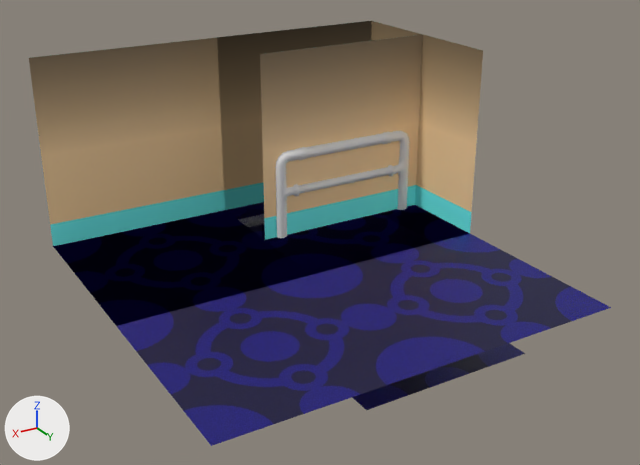
Before and after pictures for a commit that changed the FBX model GMTK_GameJam_2022/Assets/Assets/World/World_Simple.fbx.
Rendered twice from a camera (50 mm lens) standing at (2.5, 3.9, 1.92) and looking at (0.38, 0.37, 0.15). Arrows for +X, +Y and +Z are at lower left; the lights stay in place.

Script lines for the objects in view, before the commit:
```python
me_door1x1 = bpy.data.meshes.new('Door1x1')
me_door1x1.from_pydata(...)  # 14 vertices, 6 faces; spans x -0.5..0.5, y -0.5..0.5, z 0.0..1.0
# faces by material slot: [1, 5]
me_door1x1.materials.append(mat_floor)  # picture img_casino_floor_png
me_door1x1.materials.append(mat_wall)  # picture img_casino_wall_png
me_railing = bpy.data.meshes.new('Railing')
me_railing.from_pydata(...)  # 212 vertices, 224 faces; spans x -0.428..0.428, y -0.036..0.036, z 0.0..0.481
me_singlewall = bpy.data.meshes.new('SingleWall')
me_singlewall.from_pydata(...)  # 4 vertices, 1 face; spans x -0.5..0.5, y 0.0, z 0.0..1.0
me_singlewall.materials.append(mat_wall)  # picture img_casino_wall_png
ob_door1x1 = bpy.data.objects.new('Door1x1', me_door1x1)
ob_door1x1.location = (0.0, 0.0, 0.0)
ob_railing = bpy.data.objects.new('Railing', me_railing)
ob_railing.location = (0.0, 0.0, 0.0)
ob_singlewall = bpy.data.objects.new('SingleWall', me_singlewall)
ob_singlewall.location = (0.0, 0.0, 0.0)
# also in view: 'Corner1x1' at (0.0, 0.0, 0.5); 'FloorPlane2x2' at (0.5, 0.5, 0.0); 'Wall1x1' at (0.0, 0.0, 0.5); 'Wall2x1' at (0.5, 0.0, 0.5); 'Stairs2x1' at (0.0, 0.0, -0.25)
```
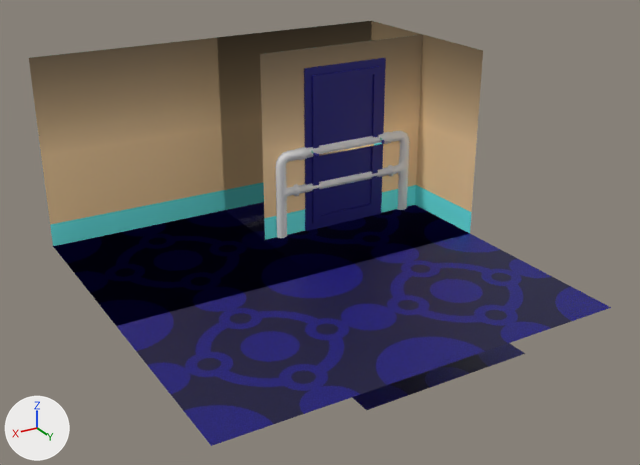
Edits to the bpy script that builds the scene:
```text
Add me_door1x1_1:
    me_door1x1_1.from_pydata(...)  # 96 vertices, 88 faces; spans x -0.25..0.25, y 0.0..0.07, z 0.0..0.9
    # faces by material slot: [70, 18]
    me_door1x1_1.materials.append(mat_floor)  # picture img_casino_floor_png
    me_door1x1_1.materials.append(mat_wall)  # picture img_casino_wall_png
Add ob_door:
    ob_door = bpy.data.objects.new('Door', me_door1x1_1)
    ob_door.location = (0.0, 0.0, 0.0)
```

Where the change shows, as pixel boxes (x1, y1, x2, y2) in the pictures (640 x 465 px):
'Door', added (blue)
    after: (304, 58, 386, 231)
    faces in mat_floor (picture img_casino_floor_png): (304, 58, 386, 231)
    faces in mat_wall (picture img_casino_wall_png): (311, 138, 383, 156)
